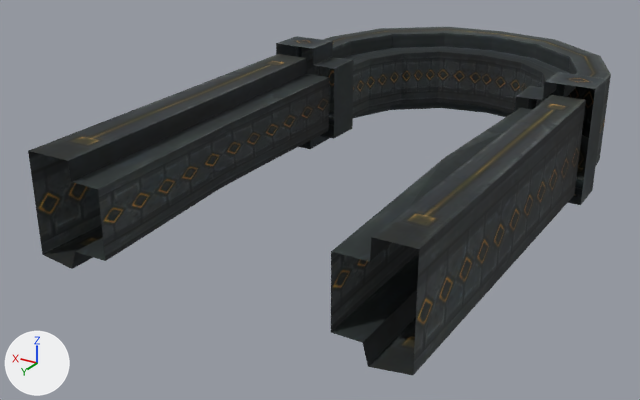
One commit to the OBJ model sceneobjs/tanxian_fuben_257/tanxian_fuben_257_gongmen.obj: the scene before it, then after it.
Camera for both pictures: a camera (50 mm lens) standing at (-117.0, 142.0, 92.0) and looking at (15.0, -78.0, -18.0). Lighting does not change. The marker at lower left points along +X, +Y and +Z. Where no turn or scale is listed for an object, it has been applied to the vertices.

The older version as bpy lines, for what is in view:
```python
me_tanxian_fuben_257_gongmen = bpy.data.meshes.new('tanxian_fuben_257_gongmen')
me_tanxian_fuben_257_gongmen.from_pydata(...)  # 153 vertices, 258 faces; spans x -56.0..56.0, y -193.0..0.0, z -18.0..19.0
me_tanxian_fuben_257_gongmen.materials.append(mat_material_1)  # picture img_tanxian_fuben_257_gongmen_png
ob_tanxian_fuben_257_gongmen = bpy.data.objects.new('tanxian_fuben_257_gongmen', me_tanxian_fuben_257_gongmen)
ob_tanxian_fuben_257_gongmen.location = (0.0, 0.0, 0.0)
```
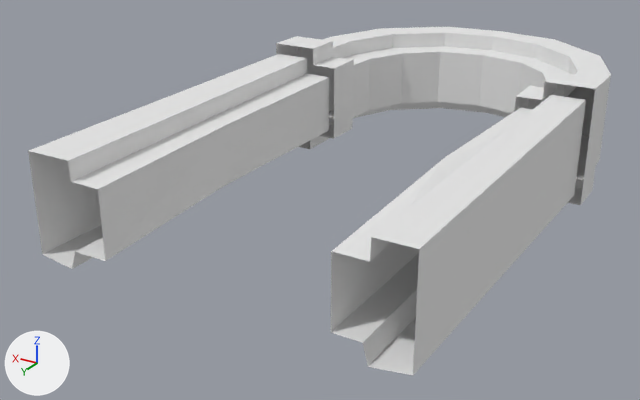
Boxes (x1, y1, x2, y2) around the edits, measured in the pictures (640 x 400 px):
'tanxian_fuben_257_gongmen', recoloured (black to grey): (28, 27, 611, 375) in both

The edits, one by one:
Material 'material_1' (mat_material_1_1) is new.
Its base color is (0.8, 0.8, 0.8) (white #e7e7e7).
Its roughness is 1.0.
me_tanxian_fuben_257_gongmen has 153 vertices, 258 faces and spans x -56.0..56.0, y -193.0..0.0, z -18.0..19.0.
me_tanxian_fuben_257_gongmen no longer uses material mat_material_1 (picture img_tanxian_fuben_257_gongmen_png).
me_tanxian_fuben_257_gongmen now uses material mat_material_1_1 (white #e7e7e7).
